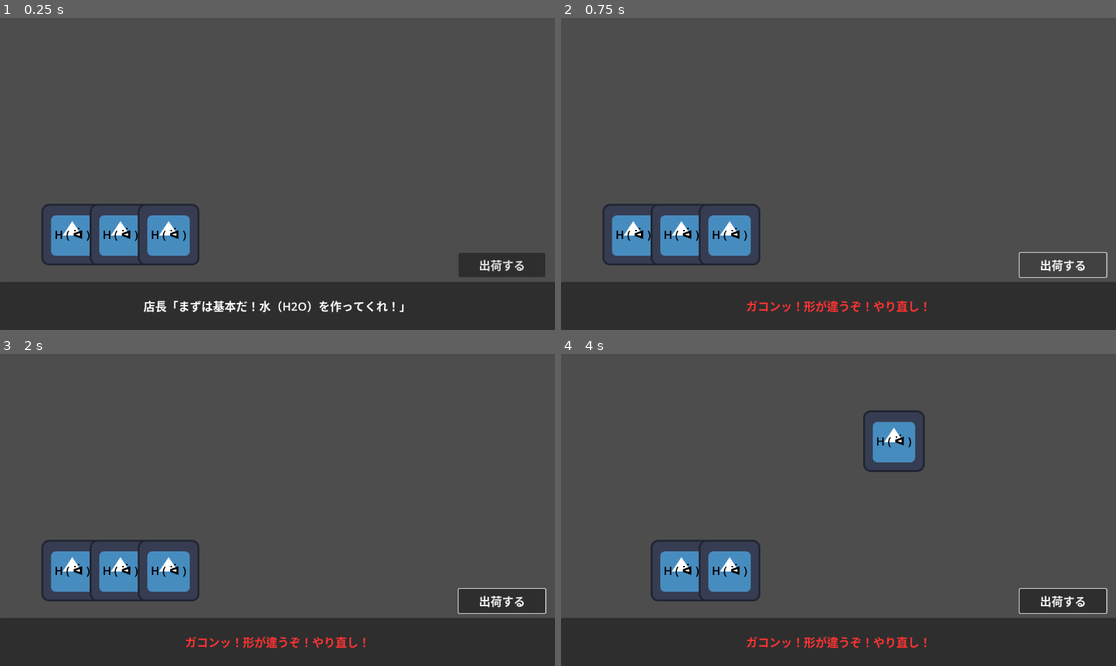
Above: before the commit, frames 1-4 (two rows, left to right).
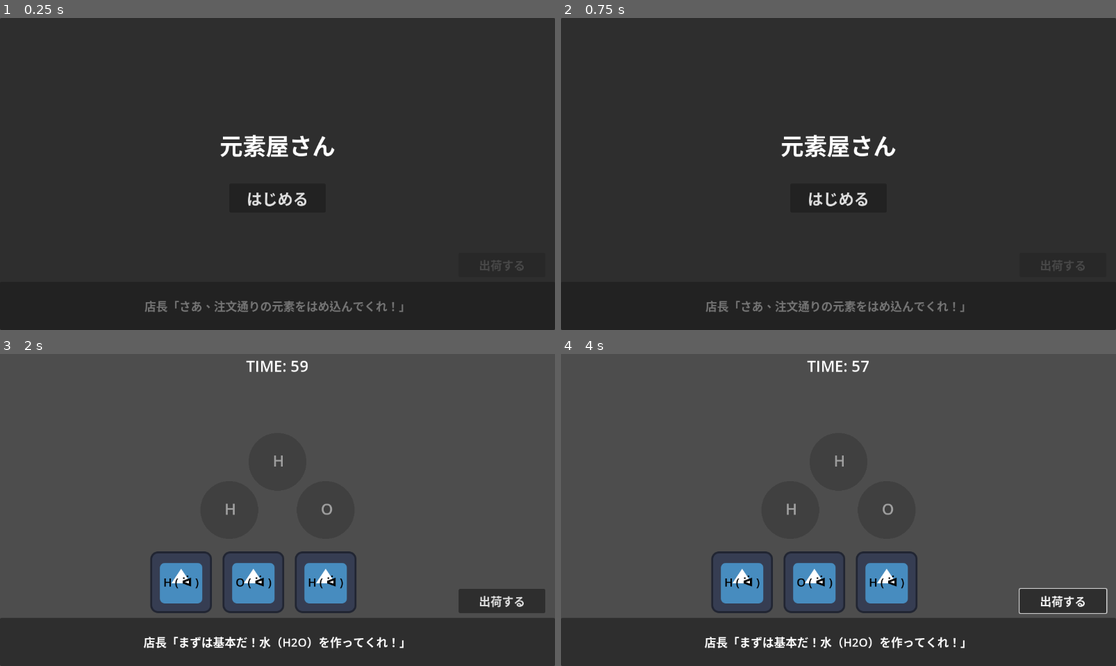
Above: after the commit, the same moments.

Repository: johnny-maa/gensoyasan
Game: Godot game, scene res://Main.tscn
Two runs of this game, one before a commit and one after it. Both use one fixed random seed, a clock stepped at 60 frames per second and the inputs below. The engine's default icon, where the game draws it, is replaced by a stand-in: a white triangle on a blue panel in a dark square.
Inputs (mouse positions are in pixels of both pictures, inside the frame that each line leads up to):
- Up to frame 1 (0.25 s): no input
- Up to frame 2 (0.75 s): click (1060, 264) at 0.5 s, where only the run before the commit has a clickable "出荷する"
- Up to frame 3 (2 s): click (277, 534) at 1.25 s, where only the run after the commit has a clickable "はじめる"
- Up to frame 4 (4 s): click "出荷する" at 2 s; click (1060, 600) at 2.75 s, where only the run before the commit has a clickable "出荷する"; drag from (633, 569) to (894, 441) at 3.52 s

The runs differ from the first frame. In frame 1, 84% of the frame differs, in the area x 0-100%, y 0-95%; in frame 2, 85%; in frame 3, 7.8%; in frame 4, 7.8%.

Commit message:
feat: ゲームループの追加、ソケット可視化、元素の自動生成、およびやり直し機能の実装

Diff:
--- a/Element.gd
+++ b/Element.gd
@@ -1,12 +1,22 @@
 extends Area2D
 
-@export var snap_distance: float = 50.0
-@export var element_type: String = "H"
+@export var snap_distance: float = 100.0 # スナップ判定を広げて遊びやすくする
+@export var element_type: String = "":
+	set(value):
+		element_type = value
+		if is_inside_tree() and has_node("Label"):
+			$Label.text = value + " ( ᐛ )"
+
 var dragging: bool = false
 var snapped_socket: Node2D = null
+var default_position: Vector2
 
 func _ready() -> void:
-	pass
+	# 初期位置を記憶しておく
+	default_position = global_position
+	add_to_group("elements") # グループに追加
+	if has_node("Label"):
+		$Label.text = element_type + " ( ᐛ )"
 
 func _input_event(viewport: Viewport, event: InputEvent, shape_idx: int) -> void:
 	if event is InputEventMouseButton and event.button_index == MOUSE_BUTTON_LEFT:
@@ -62,3 +72,9 @@
 		tween.tween_property(self, "global_position", closest_socket.global_position, 0.1)\
 			.set_trans(Tween.TRANS_SINE)\
 			.set_ease(Tween.EASE_OUT)
+	else:
+		# どのソケットにもスナップしなかった場合は元の位置に戻す（視覚的なフィードバック）
+		var tween = create_tween()
+		tween.tween_property(self, "global_position", default_position, 0.2)\
+			.set_trans(Tween.TRANS_BACK)\
+			.set_ease(Tween.EASE_OUT)
--- a/GameManager.gd
+++ b/GameManager.gd
@@ -1,6 +1,16 @@
 extends Node2D
 
+enum GameState { TITLE, PLAYING, RESULT }
+var current_state: GameState = GameState.TITLE
+
 @onready var message_label: Label = $GameUI/Panel/MessageLabel
+@onready var time_label: Label = $GameUI/TimeLabel
+@onready var title_panel: Panel = $GameUI/TitlePanel
+@onready var result_panel: Panel = $GameUI/ResultPanel
+@onready var score_label: Label = $GameUI/ResultPanel/ScoreLabel
+@onready var ship_button: Button = $GameUI/ShipButton
+
+var element_scene = preload("res://Element.tscn")
 
 var orders = [
 	{
@@ -18,21 +28,100 @@
 var current_order_index: int = 0
 var current_order: Dictionary
 
+var time_left: float = 60.0
+var score: int = 0
+
 func _ready() -> void:
-	_load_order(current_order_index)
+	_change_state(GameState.TITLE)
+
+func _draw() -> void:
+	if current_state == GameState.TITLE or current_order.is_empty():
+		return
+	var sockets = get_tree().get_nodes_in_group("sockets")
+	for socket in sockets:
+		# ソケットの位置にガイドの円を描画
+		draw_circle(socket.position, 60.0, Color(0.2, 0.2, 0.2, 0.5))
+
+		# ソケットに指定されている元素記号を描画
+		if current_order["sockets"].has(socket.name):
+			var req = current_order["sockets"][socket.name]
+			draw_string(ThemeDB.fallback_font, socket.position + Vector2(-10, 10), req, HORIZONTAL_ALIGNMENT_CENTER, -1, 32, Color(1, 1, 1, 0.5))
+
+func _change_state(new_state: GameState) -> void:
+	current_state = new_state
+
+	# いったんすべて非表示＆無効化
+	title_panel.visible = false
+	result_panel.visible = false
+	ship_button.disabled = true
+	time_label.visible = false
+
+	match current_state:
+		GameState.TITLE:
+			title_panel.visible = true
+		GameState.PLAYING:
+			time_label.visible = true
+			ship_button.disabled = false
+			score = 0
+			time_left = 60.0
+			current_order_index = 0
+			_load_order(current_order_index)
+			queue_redraw()
+		GameState.RESULT:
+			result_panel.visible = true
+			score_label.text = "出荷数: %d 個" % score
+			message_label.text = "本日の営業は終了だ！"
+			message_label.modulate = Color(1, 1, 1)
+			queue_redraw()
+
+func _process(delta: float) -> void:
+	if current_state == GameState.PLAYING:
+		time_left -= delta
+		if time_left <= 0:
+			time_left = 0
+			_change_state(GameState.RESULT)
+		time_label.text = "TIME: %d" % int(time_left)
+
+func _on_start_button_pressed() -> void:
+	_change_state(GameState.PLAYING)
+
+func _on_retry_button_pressed() -> void:
+	get_tree().reload_current_scene()
 
 func _load_order(index: int) -> void:
 	if index < orders.size():
 		current_order = orders[index]
-		message_label.text = current_order["message"]
-		message_label.modulate = Color(1, 1, 1)
 	else:
-		message_label.text = "店長「今日の注文はすべて完了だ！お疲れ様！」"
-		message_label.modulate = Color(1, 1, 0)
-		$GameUI/ShipButton.disabled = true
+		# お題が尽きた場合は最初からループさせる
+		current_order_index = 0
+		current_order = orders[0]
+
+	message_label.text = current_order["message"]
+	message_label.modulate = Color(1, 1, 1)
+	queue_redraw()
+
+	# 既存のElementを消去
+	var old_elements = get_tree().get_nodes_in_group("elements")
+	for el in old_elements:
+		el.queue_free()
+
+	# お題に応じたElementを生成
+	if current_state == GameState.PLAYING:
+		var required_types = current_order["sockets"].values()
+		var start_x = 200
+		var spacing = 150
+		for i in range(required_types.size()):
+			var el = element_scene.instantiate()
+			el.element_type = required_types[i]
+			el.global_position = Vector2(start_x + (i * spacing), 450)
+			# Socketsの兄弟であるElementsノードに追加
+			if has_node("Elements"):
+				$Elements.add_child(el)
+			else:
+				add_child(el)
 
 func _on_ship_button_pressed() -> void:
-	if current_order.is_empty():
+	if current_state != GameState.PLAYING or current_order.is_empty():
 		return
 
 	var sockets = get_tree().get_nodes_in_group("sockets")
@@ -41,33 +130,100 @@
 
 	for socket in sockets:
 		var socket_name = socket.name
-
+		# そのソケットがお題に含まれているか
 		if target_sockets.has(socket_name):
-			# 必要なソケットに Element がセットされているか
+			# ステップ1: ソケットに元素がスナップしているか？
 			if not socket.has_meta("attached_element") or socket.get_meta("attached_element") == null:
 				is_correct = false
 				break
 
 			var element = socket.get_meta("attached_element")
-			# Element の種類が一致しているか
+
+			# ステップ3: 種類が一致しているか？
 			if element.element_type != target_sockets[socket_name]:
 				is_correct = false
 				break
 		else:
-			# このお題で不要なソケットに何か置かれていないか
+			# お題に含まれないソケットの場合
 			if socket.has_meta("attached_element") and socket.get_meta("attached_element") != null:
 				is_correct = false
 				break
 
 	if is_correct:
-		print("クリア！")
-		message_label.text = "スポンッ！完璧だ！出荷完了！"
-		message_label.modulate = Color(0.2, 1.0, 0.2)
-
-		# 次のお題へ (1.5秒後に表示を更新)
-		current_order_index += 1
-		get_tree().create_timer(1.5).timeout.connect(func(): _load_order(current_order_index))
-
+		_success_animation(sockets)
 	else:
-		message_label.text = "ガコンッ！形が違うぞ！やり直し！"
-		message_label.modulate = Color(1.0, 0.2, 0.2)
+		_failure_animation(sockets)
+
+func _success_animation(sockets: Array[Node]) -> void:
+	message_label.text = "スポンッ！完璧だ！出荷完了！"
+	message_label.modulate = Color(0.2, 1.0, 0.2)
+	ship_button.disabled = true
+	score += 1 # スコア加算
+
+	var elements_to_free = []
+	var tween = create_tween().set_parallel(true)
+	for socket in sockets:
+		if socket.has_meta("attached_element") and socket.get_meta("attached_element") != null:
+			var element = socket.get_meta("attached_element")
+			elements_to_free.append(element)
+			tween.tween_property(element, "global_position:x", element.global_position.x + 500, 2.0).set_trans(Tween.TRANS_SINE).set_ease(Tween.EASE_IN_OUT)
+			socket.remove_meta("attached_element")
+
+	tween.chain().tween_callback(func():
+		for element in elements_to_free:
+			if is_instance_valid(element):
+				element.queue_free()
+		# 状態がPLAYINGのままなら次へ
+		if current_state == GameState.PLAYING:
+			current_order_index += 1
+			_load_order(current_order_index)
+			ship_button.disabled = false
+	)
+
+func _failure_animation(sockets: Array[Node]) -> void:
+	message_label.text = "ガコンッ！形が違うぞ！やり直し！"
+	message_label.modulate = Color(1.0, 0.2, 0.2)
+	ship_button.disabled = true
+
+	var press_machine = $PressMachine
+	var original_press_y = press_machine.global_position.y
+	var target_y = 300
+
+	var tween = create_tween()
+	tween.tween_property(press_machine, "global_position:y", target_y, 0.2).set_trans(Tween.TRANS_EXPO).set_ease(Tween.EASE_IN)
+	tween.tween_callback(func():
+		_shake_camera()
+		for socket in sockets:
+			if socket.has_meta("attached_element") and socket.get_meta("attached_element") != null:
+				var element = socket.get_meta("attached_element")
+				element.scale.y = 0.1
+	)
+	tween.tween_interval(1.0)
+	tween.tween_property(press_machine, "global_position:y", original_press_y, 0.5).set_trans(Tween.TRANS_SINE).set_ease(Tween.EASE_OUT)
+	tween.tween_callback(func():
+		for socket in sockets:
+			if socket.has_meta("attached_element") and socket.get_meta("attached_element") != null:
+				var element = socket.get_meta("attached_element")
+				if is_instance_valid(element):
+					# キューフリーせずに、スケールを戻して初期位置へ飛ばす（やり直し可能にする）
+					element.scale.y = 1.0
+					if "default_position" in element:
+						var move_tween = create_tween()
+						move_tween.tween_property(element, "global_position", element.default_position, 0.3).set_trans(Tween.TRANS_BACK).set_ease(Tween.EASE_OUT)
+				socket.remove_meta("attached_element")
+		# 状態がPLAYINGのままならボタン復活
+		if current_state == GameState.PLAYING:
+			ship_button.disabled = false
+			message_label.text = current_order["message"]
+			message_label.modulate = Color(1, 1, 1)
+	)
+
+func _shake_camera() -> void:
+	if not has_node("Camera2D"):
+		return
+	var camera = $Camera2D
+	var shake_tween = create_tween()
+	for i in range(10):
+		var rand_offset = Vector2(randf_range(-15, 15), randf_range(-15, 15))
+		shake_tween.tween_property(camera, "offset", rand_offset, 0.02)
+	shake_tween.tween_property(camera, "offset", Vector2.ZERO, 0.02)
--- a/Main.tscn
+++ b/Main.tscn
@@ -19,14 +19,15 @@
 
 [node name="Elements" type="Node2D" parent="."]
 
-[node name="Element1" parent="Elements" instance=ExtResource("2_elem")]
-position = Vector2(150, 450)
+[node name="Camera2D" type="Camera2D" parent="."]
+position = Vector2(400, 300)
 
-[node name="Element2" parent="Elements" instance=ExtResource("2_elem")]
-position = Vector2(250, 450)
-
-[node name="Element3" parent="Elements" instance=ExtResource("2_elem")]
-position = Vector2(350, 450)
+[node name="PressMachine" type="ColorRect" parent="."]
+offset_left = 100.0
+offset_top = -400.0
+offset_right = 700.0
+offset_bottom = -100.0
+color = Color(0.3, 0.3, 0.3, 1)
 
 [node name="GameUI" type="CanvasLayer" parent="."]
 
@@ -66,4 +67,117 @@
 theme_override_font_sizes/font_size = 24
 text = "出荷する"
 
+[node name="TimeLabel" type="Label" parent="GameUI"]
+anchors_preset = 10
+anchor_right = 1.0
+offset_bottom = 50.0
+grow_horizontal = 2
+theme_override_font_sizes/font_size = 32
+text = "TIME: 60"
+horizontal_alignment = 1
+vertical_alignment = 1
+
+[node name="TitlePanel" type="Panel" parent="GameUI"]
+anchors_preset = 15
+anchor_right = 1.0
+anchor_bottom = 1.0
+grow_horizontal = 2
+grow_vertical = 2
+
+[node name="TitleLabel" type="Label" parent="GameUI/TitlePanel"]
+layout_mode = 1
+anchors_preset = 8
+anchor_left = 0.5
+anchor_top = 0.5
+anchor_right = 0.5
+anchor_bottom = 0.5
+offset_left = -200.0
+offset_top = -100.0
+offset_right = 200.0
+offset_bottom = -20.0
+grow_horizontal = 2
+grow_vertical = 2
+theme_override_font_sizes/font_size = 48
+text = "元素屋さん"
+horizontal_alignment = 1
+vertical_alignment = 1
+
+[node name="StartButton" type="Button" parent="GameUI/TitlePanel"]
+layout_mode = 1
+anchors_preset = 8
+anchor_left = 0.5
+anchor_top = 0.5
+anchor_right = 0.5
+anchor_bottom = 0.5
+offset_left = -100.0
+offset_top = 20.0
+offset_right = 100.0
+offset_bottom = 80.0
+grow_horizontal = 2
+grow_vertical = 2
+theme_override_font_sizes/font_size = 32
+text = "はじめる"
+
+[node name="ResultPanel" type="Panel" parent="GameUI"]
+visible = false
+anchors_preset = 15
+anchor_right = 1.0
+anchor_bottom = 1.0
+grow_horizontal = 2
+grow_vertical = 2
+
+[node name="ResultLabel" type="Label" parent="GameUI/ResultPanel"]
+layout_mode = 1
+anchors_preset = 8
+anchor_left = 0.5
+anchor_top = 0.5
+anchor_right = 0.5
+anchor_bottom = 0.5
+offset_left = -200.0
+offset_top = -100.0
+offset_right = 200.0
+offset_bottom = -20.0
+grow_horizontal = 2
+grow_vertical = 2
+theme_override_font_sizes/font_size = 48
+text = "営業終了！"
+horizontal_alignment = 1
+vertical_alignment = 1
+
+[node name="ScoreLabel" type="Label" parent="GameUI/ResultPanel"]
+layout_mode = 1
+anchors_preset = 8
+anchor_left = 0.5
+anchor_top = 0.5
+anchor_right = 0.5
+anchor_bottom = 0.5
+offset_left = -200.0
+offset_top = -10.0
+offset_right = 200.0
+offset_bottom = 50.0
+grow_horizontal = 2
+grow_vertical = 2
+theme_override_font_sizes/font_size = 32
+text = "出荷数: 0 個"
+horizontal_alignment = 1
+vertical_alignment = 1
+
+[node name="RetryButton" type="Button" parent="GameUI/ResultPanel"]
+layout_mode = 1
+anchors_preset = 8
+anchor_left = 0.5
+anchor_top = 0.5
+anchor_right = 0.5
+anchor_bottom = 0.5
+offset_left = -100.0
+offset_top = 80.0
+offset_right = 100.0
+offset_bottom = 140.0
+grow_horizontal = 2
+grow_vertical = 2
+theme_override_font_sizes/font_size = 32
+text = "もう一度"
+
 [connection signal="pressed" from="GameUI/ShipButton" to="." method="_on_ship_button_pressed"]
+[connection signal="pressed" from="GameUI/TitlePanel/StartButton" to="." method="_on_start_button_pressed"]
+[connection signal="pressed" from="GameUI/ResultPanel/RetryButton" to="." method="_on_retry_button_pressed"]
Not shown, added: Element.gd.uid
Not shown, added: GameManager.gd.uid
